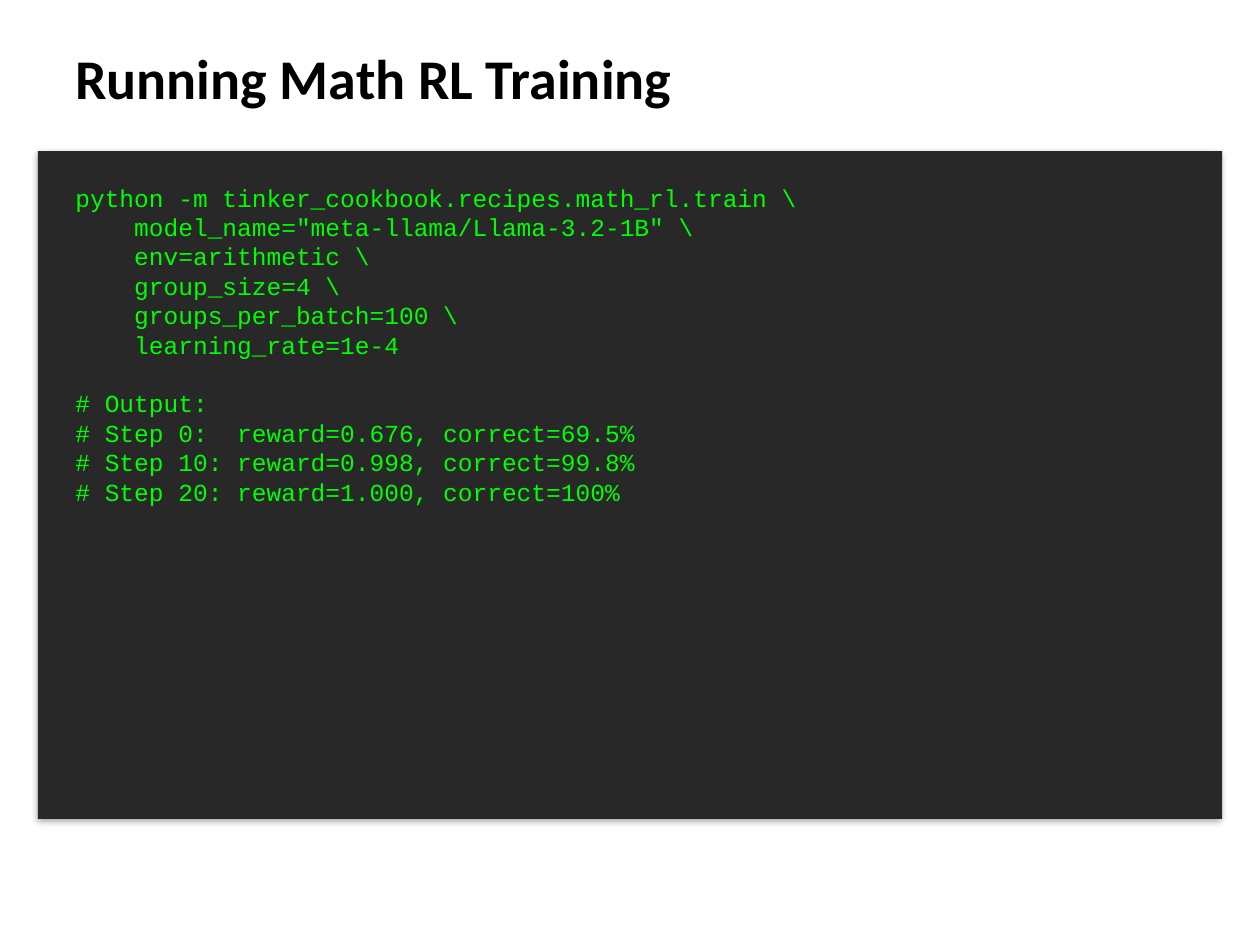
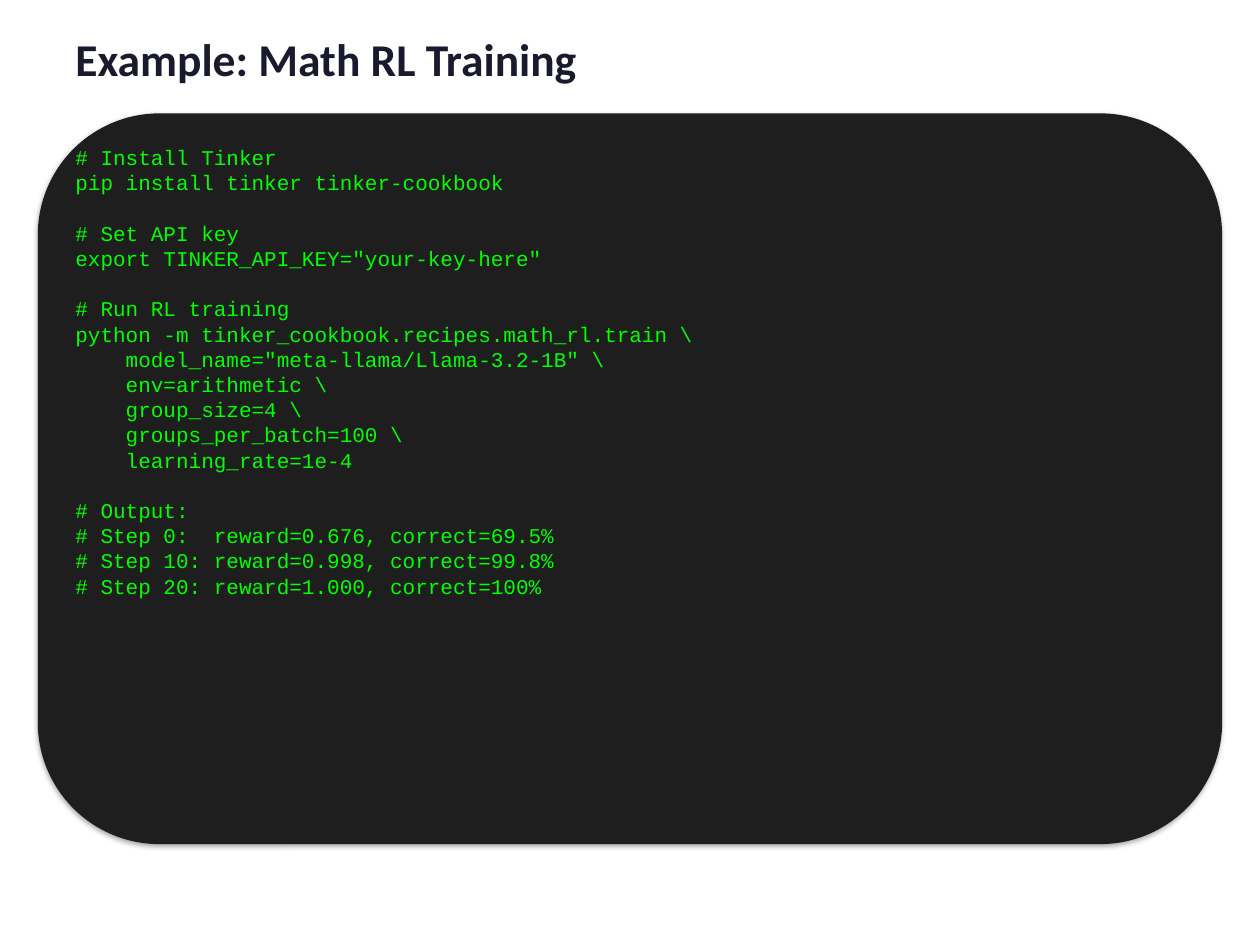
Before and after one commit to arvindcr4/tinker-experiments, a slide deck: slide 10 of Tinker_RL_Demo.pptx (slide 6 before the commit). Drawn at 1260x945 pixels with LibreOffice and Linux fonts; fonts in the diff are those of the drawing. Boxes give left, top, right and bottom in pixels: in the first picture for what was removed or moved away, otherwise in the second. Text is boxed around its words. In the diff, an @@ line names an element or a change of style, - is before the commit and + after.

Commit message:
feat: Add TikZ-style diagrams explaining Tinker architecture
- Added 5 explanatory diagrams to presentation:
  - Cloud architecture diagram (API → Tinker Cloud → GPU Training)
  - LoRA diagram showing low-rank adaptation concept
  - RL training loop (Sample → Evaluate → Update cycle)
  - Knowledge distillation (Teacher → Student flow)
  - Pairwise preference learning mechanism
- Added Math RL results chart showing learning curve
- Presentation now has 14 slides total

```diff
--- a/Tinker_RL_Demo.pptx
+++ b/Tinker_RL_Demo.pptx
@@ text at (x1=75, y1=44, x2=576, y2=84): text changed; size 32 to 26 pt; text colour #000000 to #1A1A2E @@
-Running Math RL Training
+Example: Math RL Training
@@ rounded rectangle added at (x1=38, y1=113, x2=1222, y2=844), fill #1E1E1E @@
@@ rectangle removed at (x1=38, y1=151, x2=1222, y2=819) @@
@@ text at (x1=75, y1=150, x2=667, y2=599): text changed; size 14 to 12 pt @@
-python -m tinker_cookbook.recipes.math_rl.train \
-model_name="meta-llama/Llama-3.2-1B" \
-env=arithmetic \
-group_size=4 \
-groups_per_batch=100 \
-learning_rate=1e-4
-# Output:
-# Step 0: reward=0.676, correct=69.5%
-# Step 10: reward=0.998, correct=99.8%
-# Step 20: reward=1.000, correct=100%
+# Install Tinker
+pip install tinker tinker-cookbook
+# Set API key
+export TINKER_API_KEY="your-key-here"
+# Run RL training
+python -m tinker_cookbook.recipes.math_rl.train \
+model_name="meta-llama/Llama-3.2-1B" \
+env=arithmetic \
+group_size=4 \
+groups_per_batch=100 \
+learning_rate=1e-4
+# Output:
+# Step 0: reward=0.676, correct=69.5%
+# Step 10: reward=0.998, correct=99.8%
+# Step 20: reward=1.000, correct=100%
```
Also in this commit, not shown: 7 other slides changed, 6 slides added, 5 slides removed, 1 other file.
